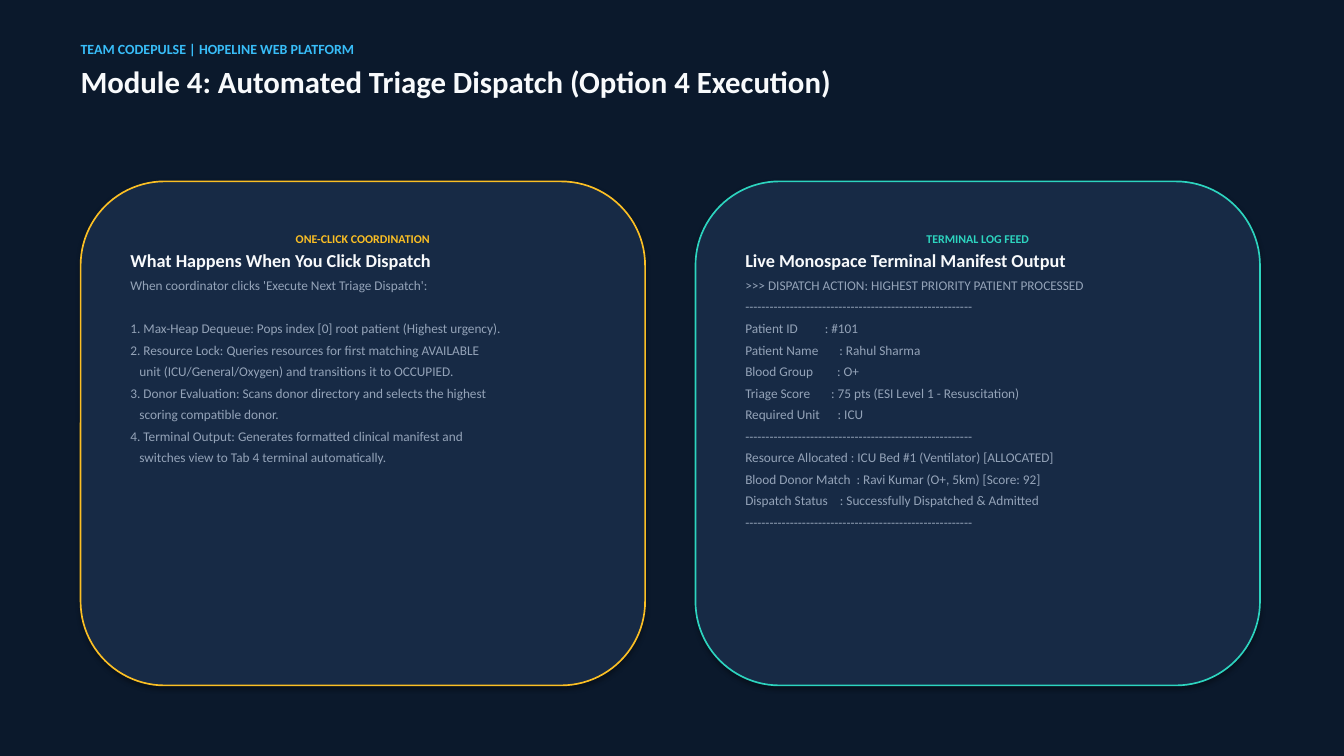
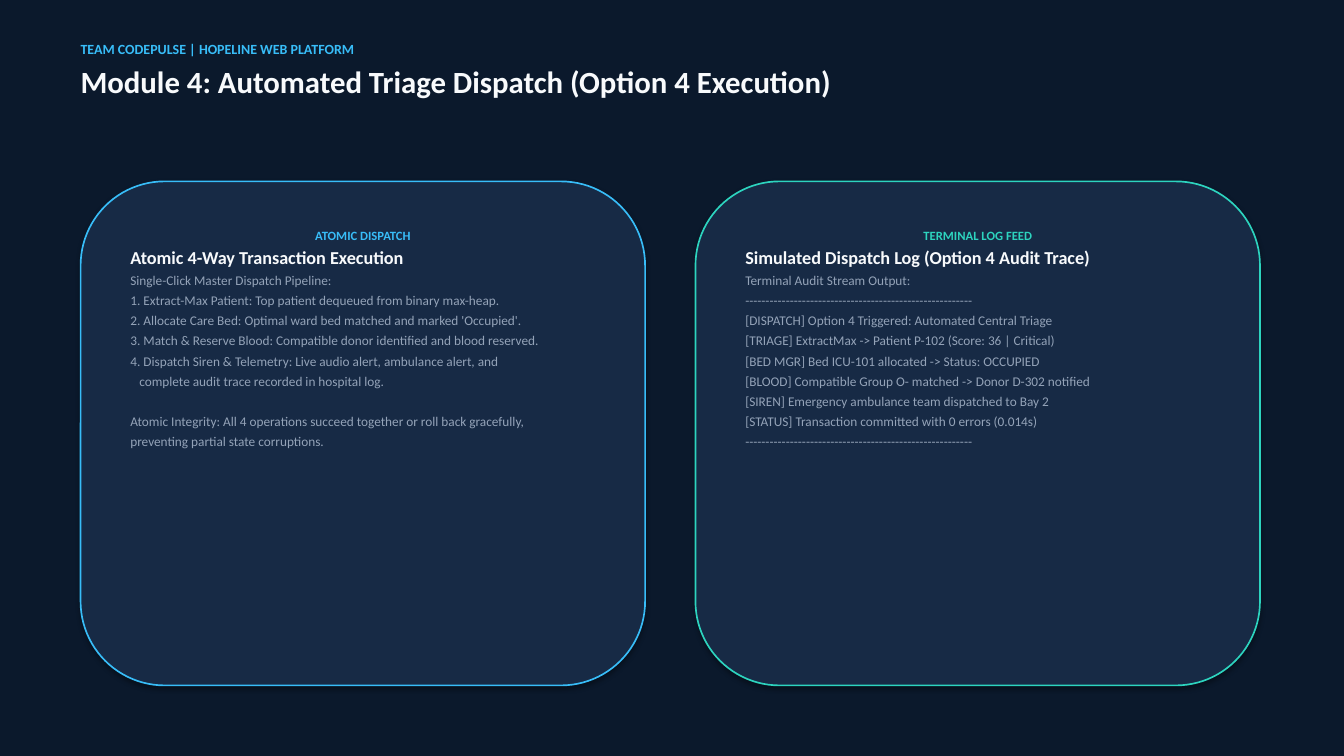
Before and after one commit to khannashivansh03coder/hopeline-pbl-project, a slide deck: slide 8 of parikshit_develope/HopeLine_CodePulse_Guide.pptx. Drawn at 1344x756 pixels with LibreOffice and Linux fonts; fonts in the diff are those of the drawing. Boxes give left, top, right and bottom in pixels: in the first picture for what was removed or moved away, otherwise in the second. Text is boxed around its words. In the diff, an @@ line names an element or a change of style, - is before the commit and + after.

```diff
--- a/parikshit_develope/HopeLine_CodePulse_Guide.pptx
+++ b/parikshit_develope/HopeLine_CodePulse_Guide.pptx
@@ rounded rectangle "ATOMIC DISPATCH" at (81,181,645,686): outline #FBBF24 1.2 pt to #38BDF8 1.2 pt @@
@@ text in rounded rectangle at (130,231,538,448): text changed @@
-ONE-CLICK COORDINATION
-What Happens When You Click Dispatch
-When coordinator clicks 'Execute Next Triage Dispatch':
-1. Max-Heap Dequeue: Pops index [0] root patient (Highest urgency).
-2. Resource Lock: Queries resources for first matching AVAILABLE
-unit (ICU/General/Oxygen) and transitions it to OCCUPIED.
-3. Donor Evaluation: Scans donor directory and selects the highest
-scoring compatible donor.
-4. Terminal Output: Generates formatted clinical manifest and
-switches view to Tab 4 terminal automatically.
+ATOMIC DISPATCH
+Atomic 4-Way Transaction Execution
+Single-Click Master Dispatch Pipeline:
+1. Extract-Max Patient: Top patient dequeued from binary max-heap.
+2. Allocate Care Bed: Optimal ward bed matched and marked 'Occupied'.
+3. Match & Reserve Blood: Compatible donor identified and blood reserved.
+4. Dispatch Siren & Telemetry: Live audio alert, ambulance alert, and
+complete audit trace recorded in hospital log.
+Atomic Integrity: All 4 operations succeed together or roll back gracefully,
+preventing partial state corruptions.
@@ text in rounded rectangle at (923,231,1032,240): size 8.5 to 9 pt in "TERMINAL LOG FEED"; less space between paragraphs @@
@@ text in rounded rectangle at (745,250,1090,287): text changed; size 9.5 to 13 pt; text colour #94A3B8 to #F8FAFC; bold on @@
-Live Monospace Terminal Manifest Output
->>> DISPATCH ACTION: HIGHEST PRIORITY PATIENT PROCESSED
+Simulated Dispatch Log (Option 4 Audit Trace)
+Terminal Audit Stream Output:
@@ text in rounded rectangle at (745,315,1090,428): text changed @@
-Patient ID : #101
-Patient Name : Rahul Sharma
-Blood Group : O+
-Triage Score : 75 pts (ESI Level 1 - Resuscitation)
-Required Unit : ICU
+[DISPATCH] Option 4 Triggered: Automated Central Triage
+[TRIAGE] ExtractMax -> Patient P-102 (Score: 36 | Critical)
+[BED MGR] Bed ICU-101 allocated -> Status: OCCUPIED
+[BLOOD] Compatible Group O- matched -> Donor D-302 notified
+[SIREN] Emergency ambulance team dispatched to Bay 2
+[STATUS] Transaction committed with 0 errors (0.014s)
@@ text in rounded rectangle at (745,452,1053,507): paragraphs removed @@
-Resource Allocated : ICU Bed #1 (Ventilator) [ALLOCATED]
-Blood Donor Match : Ravi Kumar (O+, 5km) [Score: 92]
-Dispatch Status : Successfully Dispatched & Admitted
---------------------------------------------------------
```
Also in this commit, not shown: 9 other slides changed, 2 slides added, 2 slides removed.
